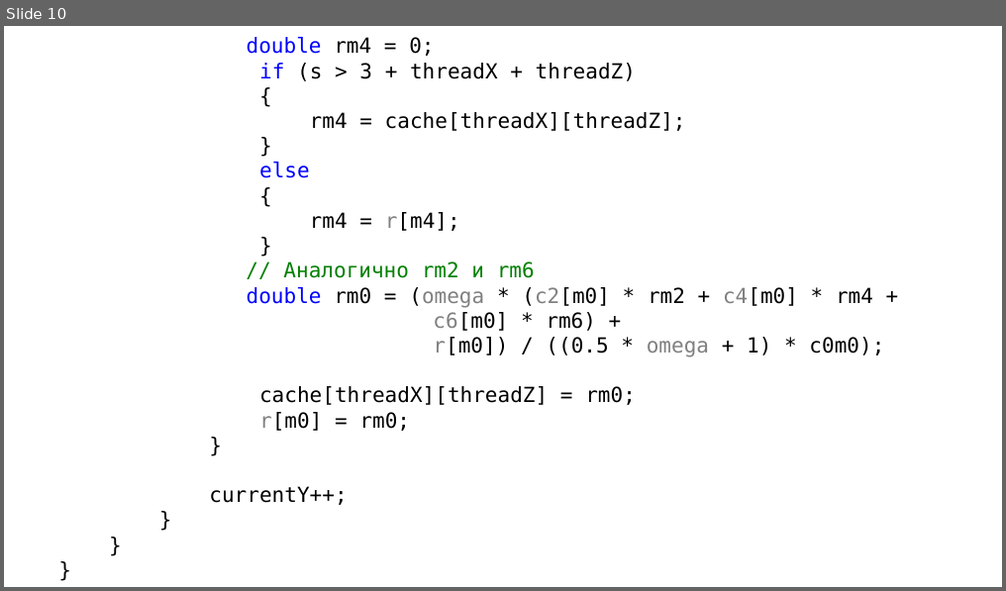
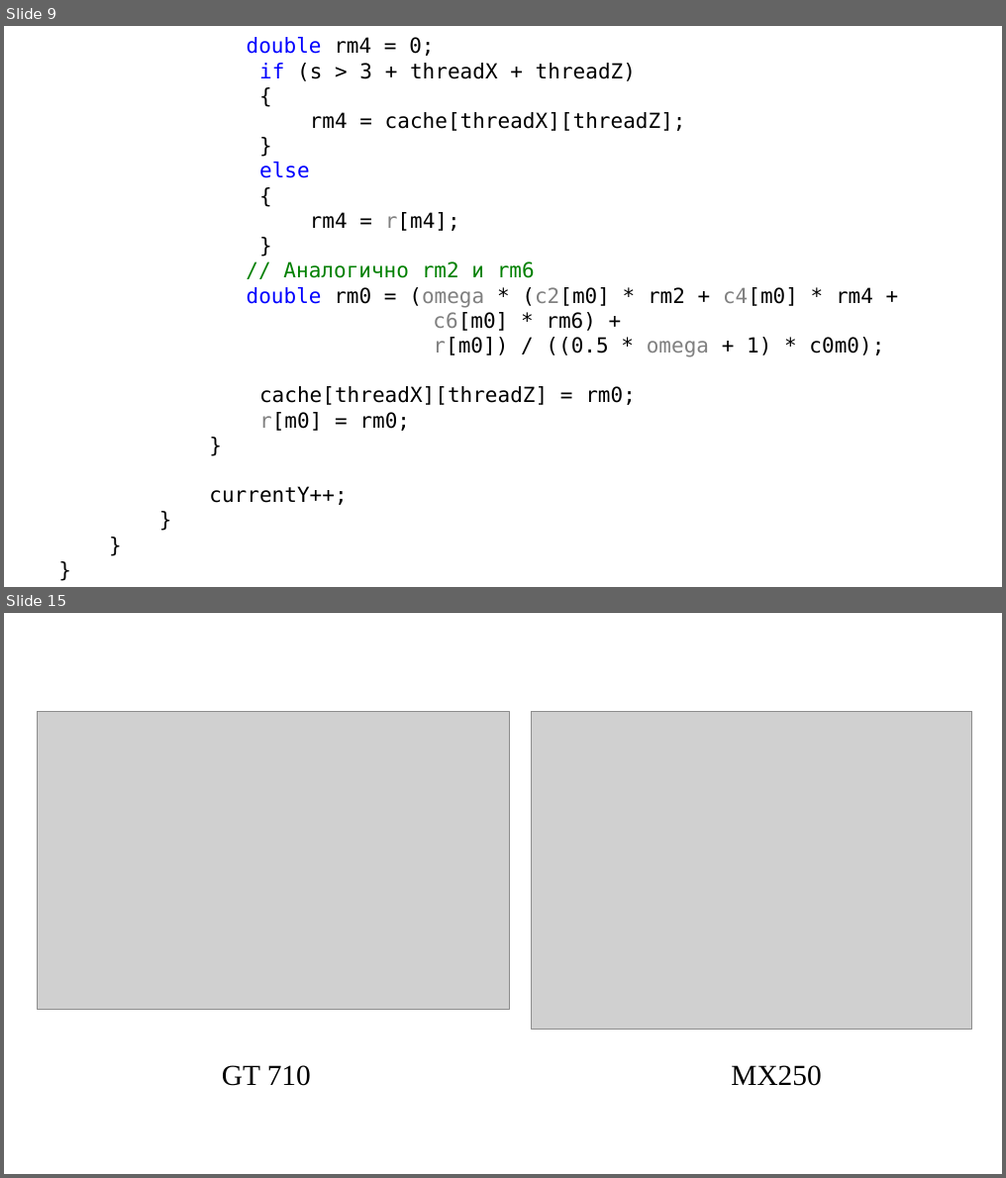
Before and after one commit to LitvinovVN/CudaLearning, a slide deck: _09_PtmConvTest/ptm conveyor.pptx. Shown one above the other, each under a label of ours: slide 10 before the commit, slides 9 and 15 after it; the slides between them are not shown. The pictures are 1006x591 and 1006x1178 pixels, drawn with LibreOffice and Linux fonts; fonts in the diff are those of the drawing; grey boxes stand for pictures. Boxes give left, top, right and bottom in pixels: in the first picture for what was removed or moved away, otherwise in the second. Text is boxed around its words. In the diff, an @@ line names an element or a change of style, - is before the commit and + after.

```diff
--- a/_09_PtmConvTest/ptm conveyor.pptx
+++ b/_09_PtmConvTest/ptm conveyor.pptx
@@ slide 15 added at <box>4,613,1002,1174</box>, background #FFFFFF @@
@@ picture added at <box>38,711,509,1010</box> @@
@@ picture added at <box>531,711,972,1029</box> @@
@@ title added at <box>222,1065,821,1086</box>, 28 pt, text #000000 @@
+GT 710 MX250
@@ what was slide 10 is now slide 9 @@
```
Also in this commit, not shown: 2 slides changed, 2 other slides added, 1 other file.
